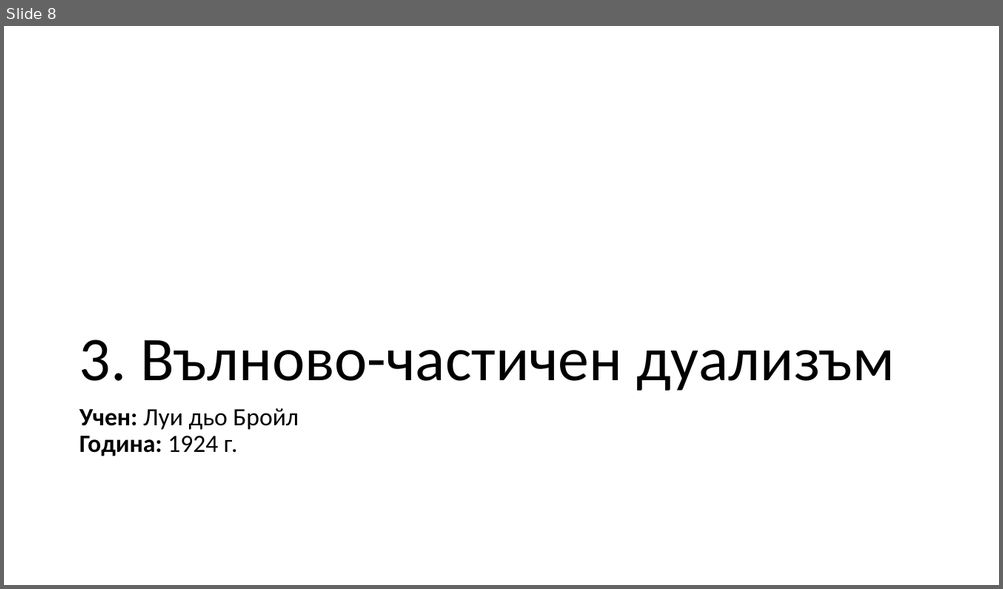
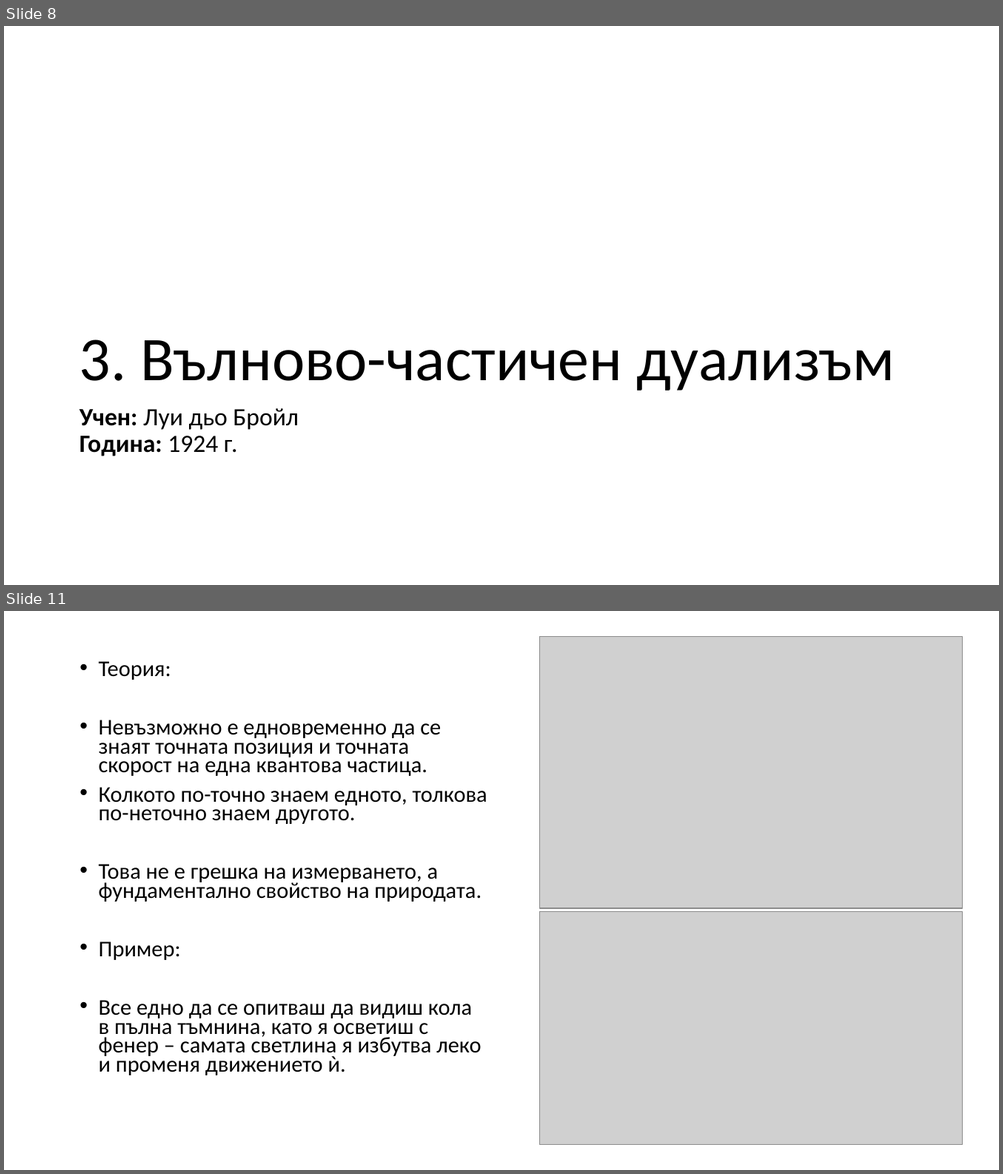
Before and after one commit to LAB5fire/PPQM, a slide deck: kvantova vizika.pptx. Shown one above the other, each under a label of ours: slide 8 before the commit, slides 8 and 11 after it; the slides between them are not shown. The pictures are 1003x589 and 1003x1174 pixels, drawn with LibreOffice and Linux fonts; fonts in the diff are those of the drawing; grey boxes stand for pictures. Boxes give left, top, right and bottom in pixels: in the first picture for what was removed or moved away, otherwise in the second. Text is boxed around its words. In the diff, an @@ line names an element or a change of style, - is before the commit and + after.

```diff
--- a/kvantova vizika.pptx
+++ b/kvantova vizika.pptx
@@ slide 11 added at (4, 611, 999, 1170), background #FFFFFF @@
@@ picture added at (539, 636, 962, 908) @@
@@ text added at (99, 661, 487, 1076), 21.7 pt, text #000000 @@
+• Теория:
+• Невъзможно е едновременно да се знаят точната позиция и точната скорост на една квантова частица.
+• Колкото по-точно знаем едното, толкова по-неточно знаем другото.
+• Това не е грешка на измерването, а фундаментално свойство на природата.
+• Пример:
+• Все едно да се опитваш да видиш кола в пълна тъмнина, като я осветиш с фенер – самата светлина я избутва леко и променя движението ѝ.
@@ picture added at (539, 912, 962, 1145) @@
```
Also in this commit, not shown: 2 slides changed, 5 other slides added, 3 other files.
